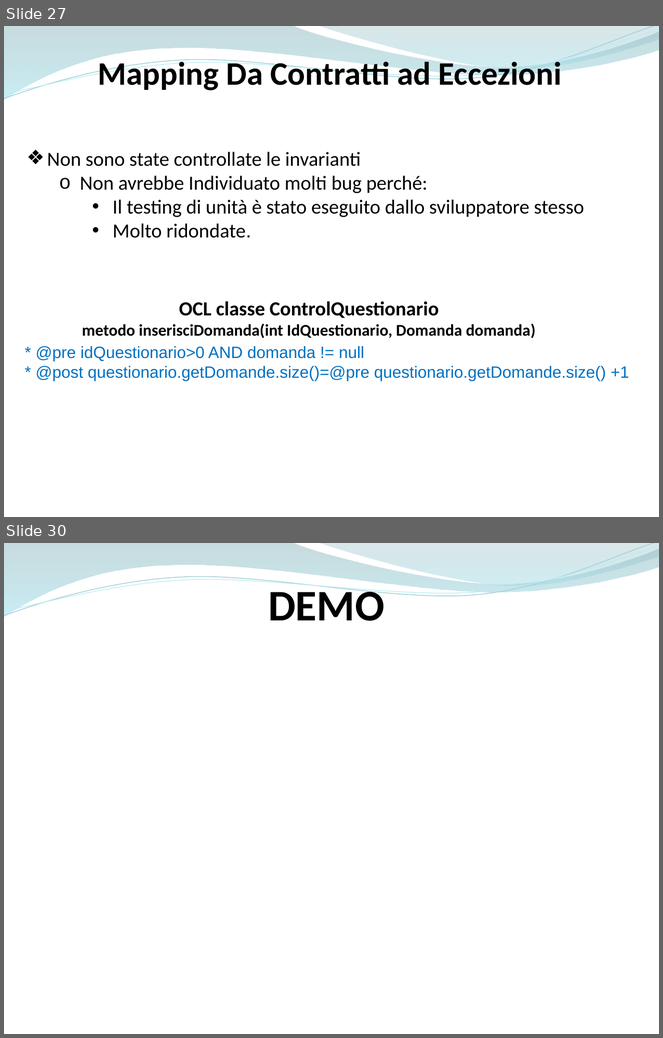
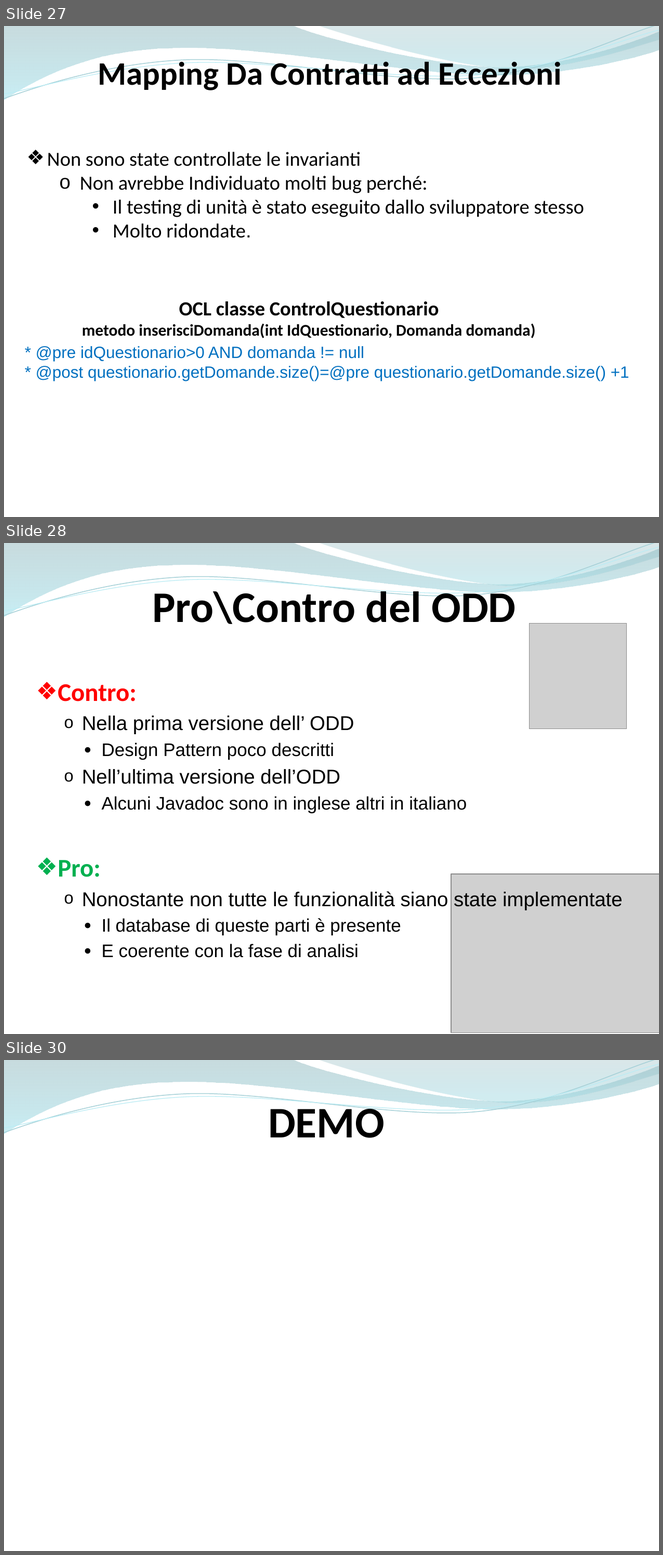
Before and after one commit to ammirate/at-silo, a slide deck: Presentazione/Atsilo3/Atsilo_H_PresentazioneFinale.pptx. Shown one above the other, each under a label of ours: slides 27 and 30 before the commit, slides 27, 28 and 30 after it; the slides between them are not shown. The pictures are 663x1038 and 663x1555 pixels, drawn with LibreOffice and Linux fonts; fonts in the diff are those of the drawing; grey boxes stand for pictures. Boxes give left, top, right and bottom in pixels: in the first picture for what was removed or moved away, otherwise in the second. Text is boxed around its words. In the diff, an @@ line names an element or a change of style, - is before the commit and + after.

```diff
--- a/Presentazione/Atsilo3/Atsilo_H_PresentazioneFinale.pptx
+++ b/Presentazione/Atsilo3/Atsilo_H_PresentazioneFinale.pptx
@@ slide 28 added at (x1=4, y1=543, x2=659, y2=1034), background #FFFFFF; not listed: 4 template elements that a slide beside it also shows @@
@@ text added at (x1=152, y1=586, x2=516, y2=624), 48 pt, text #000000, bold @@
+Pro\Contro del ODD
@@ picture added at (x1=530, y1=623, x2=627, y2=729) @@
@@ text added at (x1=58, y1=684, x2=623, y2=958), 20 pt, text #000000 @@
+❖ Contro:
+  o Nella prima versione dell’ ODD
+    ● Design Pattern poco descritti
+  o Nell’ultima versione dell’ODD
+    ● Alcuni Javadoc sono in inglese altri in italiano
+❖ Pro:
+  o Nonostante non tutte le funzionalità siano state implementate
+    ● Il database di queste parti è presente
+    ● E coerente con la fase di analisi
@@ picture added at (x1=452, y1=875, x2=659, y2=1033) @@
```
Also in this commit, not shown: 9 slides changed, 4 other slides added, 1 slide removed.
